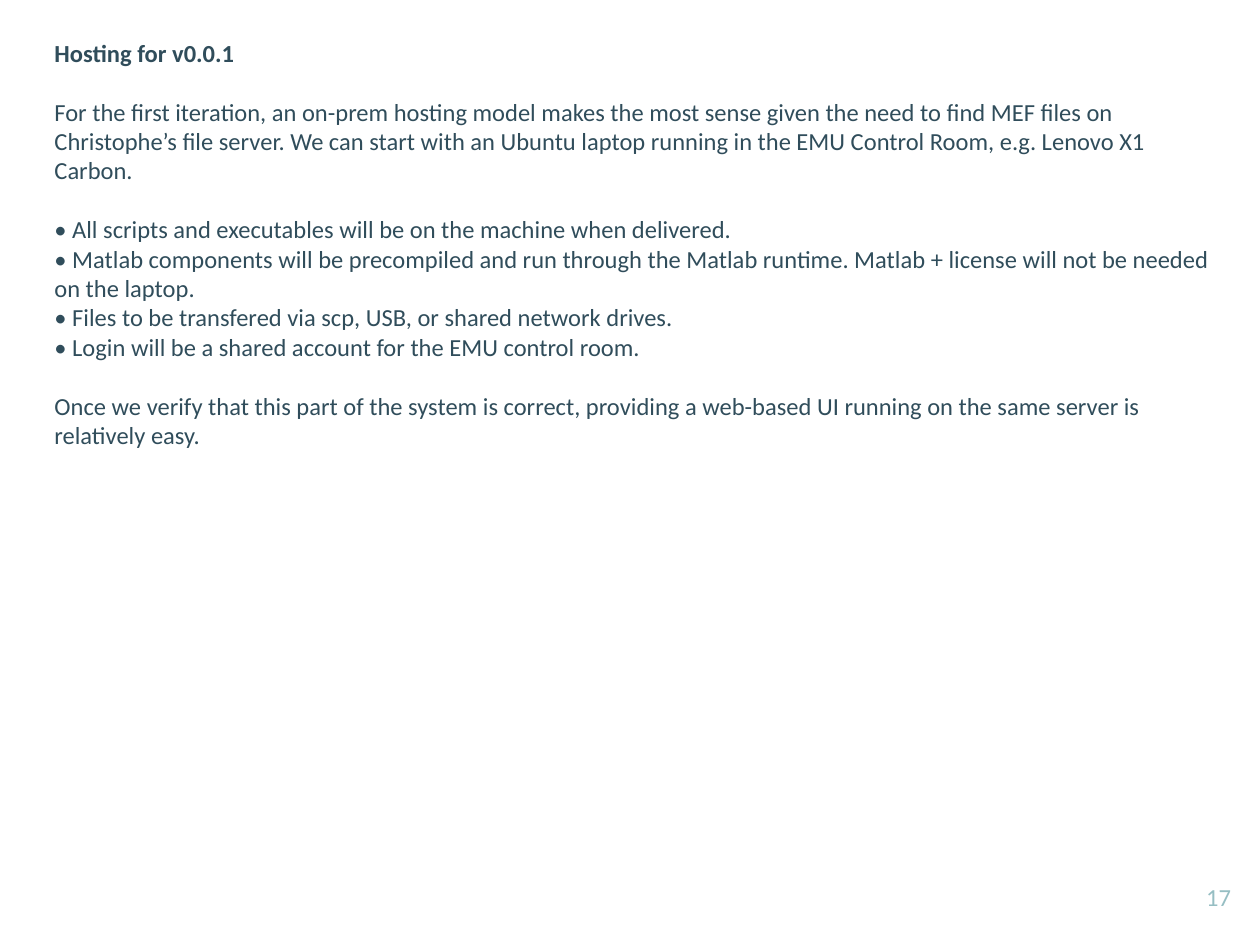
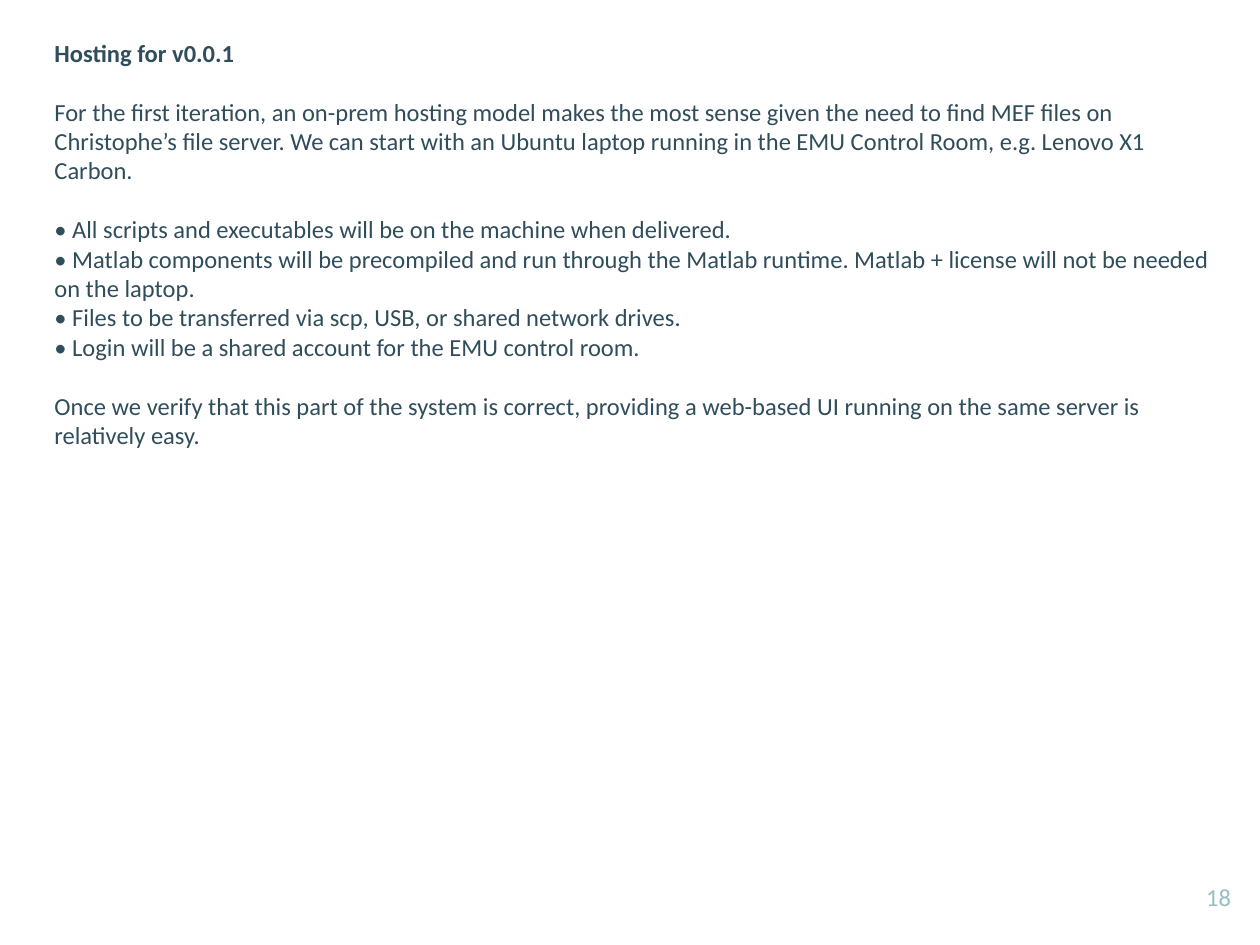
Before and after one commit to ncsl/network_neuroscience_epilepsy, a slide deck: slide 18 of EZTrack-implementation-guide.pptx (slide 17 before the commit). Drawn at 1260x945 pixels with LibreOffice and Linux fonts; fonts in the diff are those of the drawing. Boxes give left, top, right and bottom in pixels: in the first picture for what was removed or moved away, otherwise in the second. Text is boxed around its words. In the diff, an @@ line names an element or a change of style, - is before the commit and + after.

Commit message:
Minor tweaks

```diff
--- a/EZTrack-implementation-guide.pptx
+++ b/EZTrack-implementation-guide.pptx
@@ text at [72, 309, 681, 330]: text changed @@
-• Files to be transfered via scp, USB, or shared network drives.
+• Files to be transferred via scp, USB, or shared network drives.
@@ page number at [1206, 889, 1231, 906]: text changed @@
-17
+18
```
Also in this commit, not shown: 1 other slide changed, 1 slide added.
